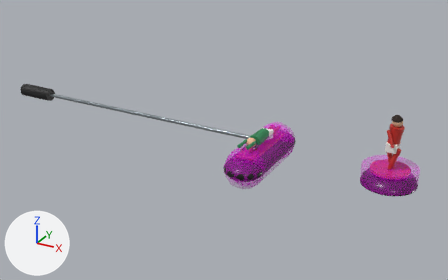
The glTF model models/pin.glb as it was, and as the next commit left it.
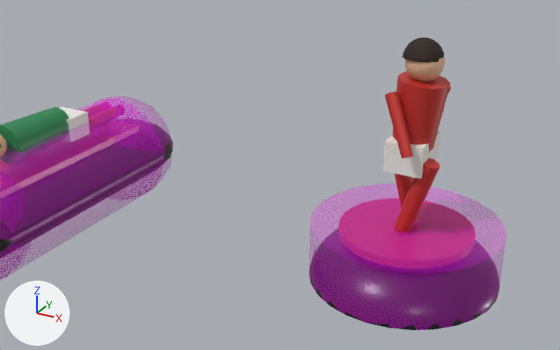
Old and new are each drawn whole from a 50 mm lens placed at (0.0694, -0.3197, 0.1639), pointed at (-0.1094, 0.0053, 0.0014) and again close up from a 50 mm lens placed at (0.0369, -0.1105, 0.0689), pointed at (-0.018, -0.0107, 0.019). The lights are fixed; the arrows at lower left show +X, +Y and +Z. The first two pictures are the older version. Where no turn or scale is listed for an object, it has been applied to the vertices. Vertices at exactly the same position are counted once.

The first close-up shows 'CoP_Keeper_Body', 'CoP_Keeper_CapL', 'CoP_Keeper_CapR', 'CoP_Pin', 'SM_Keeper_Shorts', 'SM_Keeper_Torso', 'SM_Pin_ArmL', 'SM_Pin_Base', 'SM_Pin_Hair', 'SM_Pin_Head', 'SM_Pin_LegL', 'SM_Pin_LegR', 'SM_Pin_Shorts', 'SM_Pin_Torso' and 4 more.
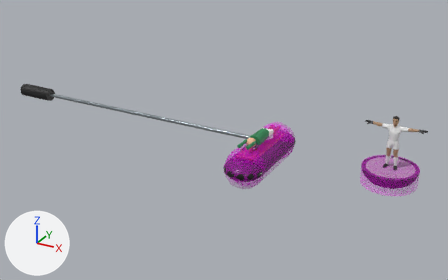
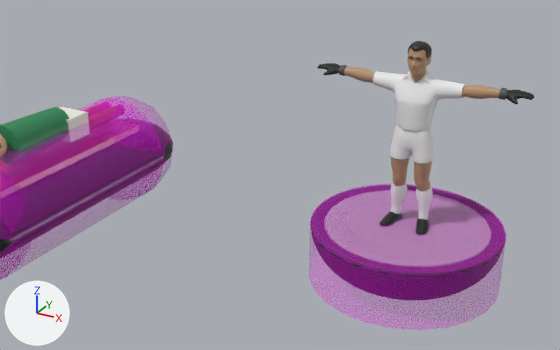
What the commit changed:
Picture 'Tx_Pin_002_Normal' (img_tx_pin_002_normal) is new.
Picture 'Tx_Pin_002_Color' (img_tx_pin_002_color) is new.
Picture 'Tx_Pin_002_ORM' (img_tx_pin_002_orm) is new.
Picture 'Tx_Player_A_Color' (img_tx_player_a_color) is new.
Material 'Mat_Pin_Base_001_Classic' (mat_mat_pin_base_001_classic) is new.
Uses the picture img_tx_pin_002_color.
Uses the picture img_tx_pin_002_normal.
Uses the picture img_tx_pin_002_orm.
Material 'Mat_Pin_Player_A' (mat_mat_pin_player_a) is new.
Its texture is img_tx_player_a_color.
Its roughness is 0.553.
me_mesh_0 is used by ob_sm_pin_base; parent ob_sm_pin; location (0.0, 0.0, 0.0); scale (1.0, 1.0, 0.55).
me_mesh_0 had 349 vertices, 644 faces and spanned x -0.016..0.016, y -0.016..0.016, z 0.0..0.016.
me_mesh_0 no longer uses material mat_base (black #161616).
me_mesh_0 now has 643 vertices, 1260 faces and spans x -1.5932..1.5932, y -0.4996..0.4996, z -1.5932..1.5932.
me_mesh_0 part 1: 349 vertices removed from x -0.016..0.016, y -0.016..0.016, z 0.0..0.016; 643 vertices added at x -1.5932..1.5932, y -0.4996..0.4996, z -1.5932..1.5932.
me_mesh_0 gains material mat_mat_pin_base_001_classic.
Mesh me_mesh_003 is new.
It has 1663 vertices, 3304 faces and spans x -0.0124..0.0124, y -0.0027..0.0027, z 0.0093..0.0406.
It uses material mat_mat_pin_player_a (picture img_tx_player_a_color).
Mesh me_mesh_002 is new.
It has 486 vertices, 946 faces and spans x -0.0174..0.0174, y -0.0009..0.0027, z 0.0332..0.0348.
It uses material mat_mat_pin_player_a (picture img_tx_player_a_color).
Object 'SM_Pin_Base' (ob_sm_pin_base) moves from (0.0, 0.0, 0.0) to (0.0, 0.0, 0.00486).
Object 'SM_Pin_Base' (ob_sm_pin_base) turns from (0, 0, 0) to (90, 0, 0) degrees about x, y and z.
Object 'SM_Pin_Base' (ob_sm_pin_base) is rescaled from (1.0, 1.0, 0.55) to (0.01, 0.01, 0.01).
Object 'SM_Pin_LegL' (ob_sm_pin_legl) is deleted.
Object 'SM_Pin_LegR' (ob_sm_pin_legr) is deleted.
Object 'SM_Pin_Shorts' (ob_sm_pin_shorts) is deleted.
Object 'SM_Pin_Torso' (ob_sm_pin_torso) is deleted.
Object 'SM_Pin_ArmL' (ob_sm_pin_arml) is deleted.
Object 'SM_Pin_Head' (ob_sm_pin_head) is deleted.
Object 'SM_Pin_Hair' (ob_sm_pin_hair) is deleted.
Object 'SM_Pin_Player_Kit' (ob_sm_pin_player_kit) is new; it shows me_mesh_003.
Its location is (0.0, 0.0, 0.0).
Object 'SM_Pin_Player_KeeperGlove' (ob_sm_pin_player_keeperglove) is new; it shows me_mesh_002.
Its location is (0.0, 0.0, 0.0).

Where the change shows, as pixel boxes (x1, y1, x2, y2) in the close-ups (560 x 350 px):
'SM_Pin_Player_Kit', added
    after: (344, 41, 500, 235)
'SM_Pin_Torso', deleted (red)
    before: (392, 72, 451, 152)
'SM_Pin_Shorts', deleted
    before: (383, 132, 440, 179)
'SM_Pin_LegL', deleted (red)
    before: (394, 158, 440, 232)
'SM_Pin_ArmL', deleted (red)
    before: (385, 91, 413, 159)
'SM_Pin_Hair', deleted
    before: (402, 37, 444, 63)
'SM_Pin_Head', deleted (beige)
    before: (405, 57, 445, 82)
'SM_Pin_Player_KeeperGlove', added
    after: (317, 63, 534, 104)
'SM_Pin_Base', reshaped, moved, turned, rescaled
    before: (310, 278, 500, 330)
    after: (311, 230, 506, 277)
'SM_Pin_LegR', deleted
    before: (394, 173, 419, 222)
